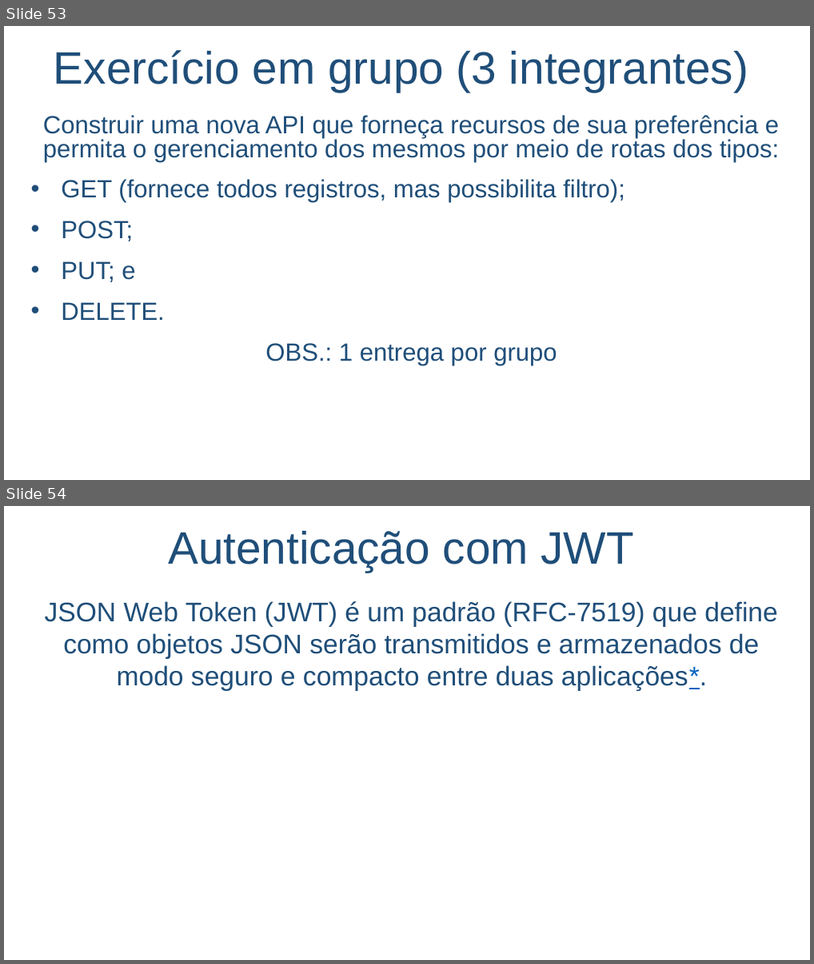
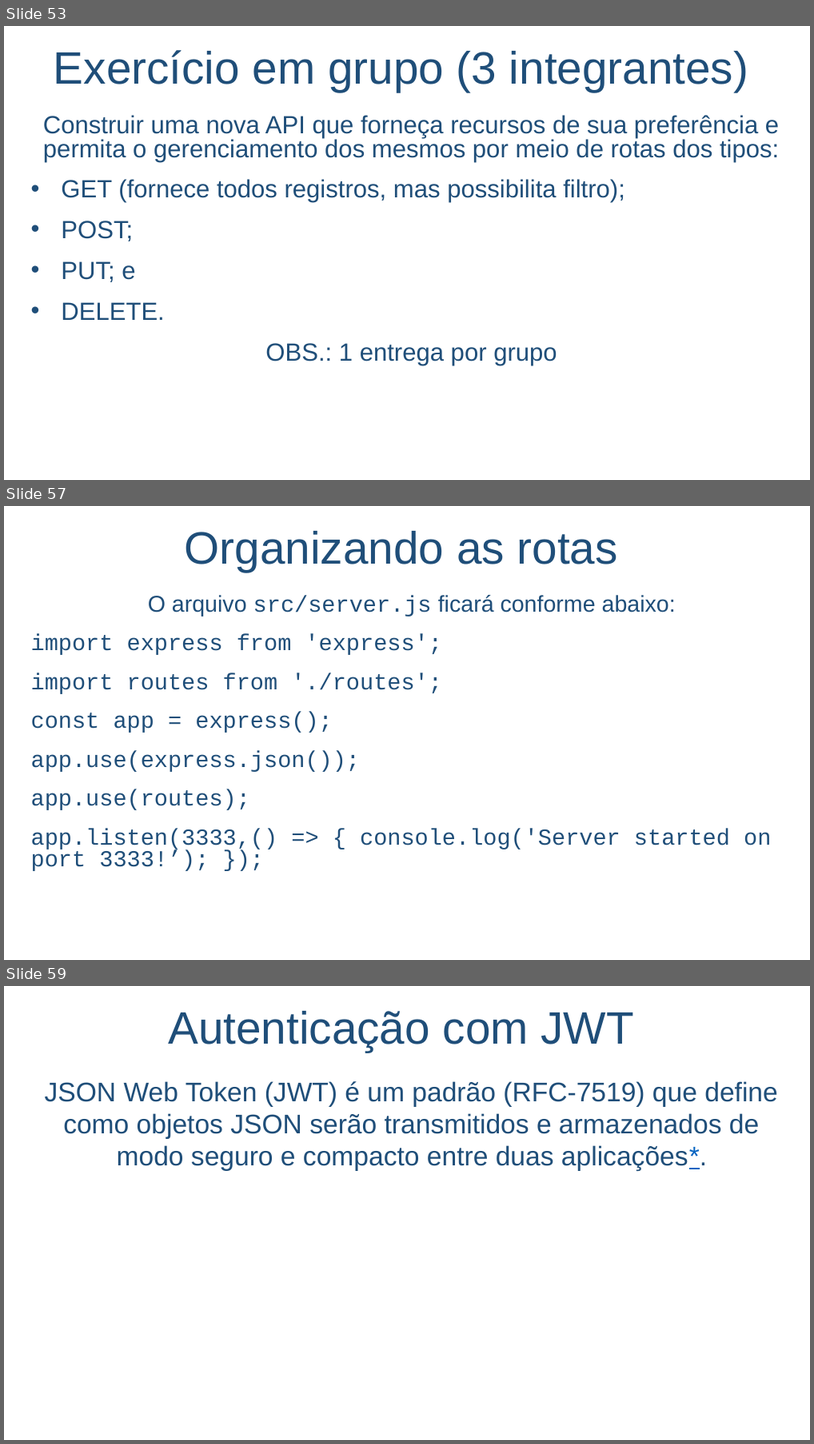
Before and after one commit to salmo-jr/public-slides, a slide deck: node-js.pptx. Shown one above the other, each under a label of ours: slides 53 and 54 before the commit, slides 53, 57 and 59 after it; the slides between them are not shown. The pictures are 814x964 and 814x1444 pixels, drawn with LibreOffice and Linux fonts; fonts in the diff are those of the drawing; background and template pictures are left out. Boxes give left, top, right and bottom in pixels: in the first picture for what was removed or moved away, otherwise in the second. Text is boxed around its words. In the diff, an @@ line names an element or a change of style, - is before the commit and + after.

```diff
--- a/node-js.pptx
+++ b/node-js.pptx
@@ slide 57 added at [4, 506, 810, 960], background picture (left out) @@
@@ text added at [185, 531, 618, 572], 54 pt, text #1F4E79 @@
+Organizando as rotas
@@ text added at [31, 595, 771, 871], 27.2 pt, text #1F4E79 @@
+O arquivo src/server.js ficará conforme abaixo:
+import express from 'express';
+import routes from './routes';
+const app = express();
+app.use(express.json());
+app.use(routes);
+app.listen(3333,() => { console.log('Server started on port 3333!’); });
@@ what was slide 54 is now slide 59 @@
```
Also in this commit, not shown: 2 slides changed, 4 other slides added.
